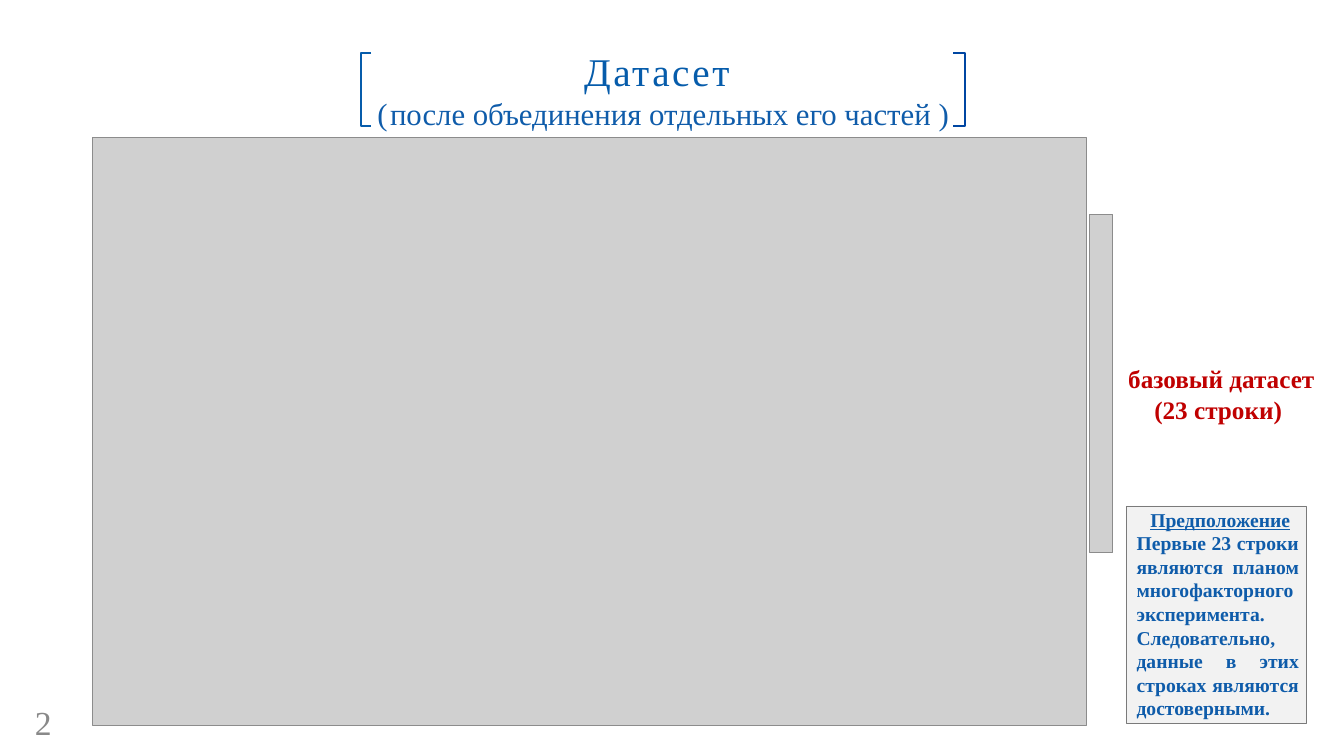
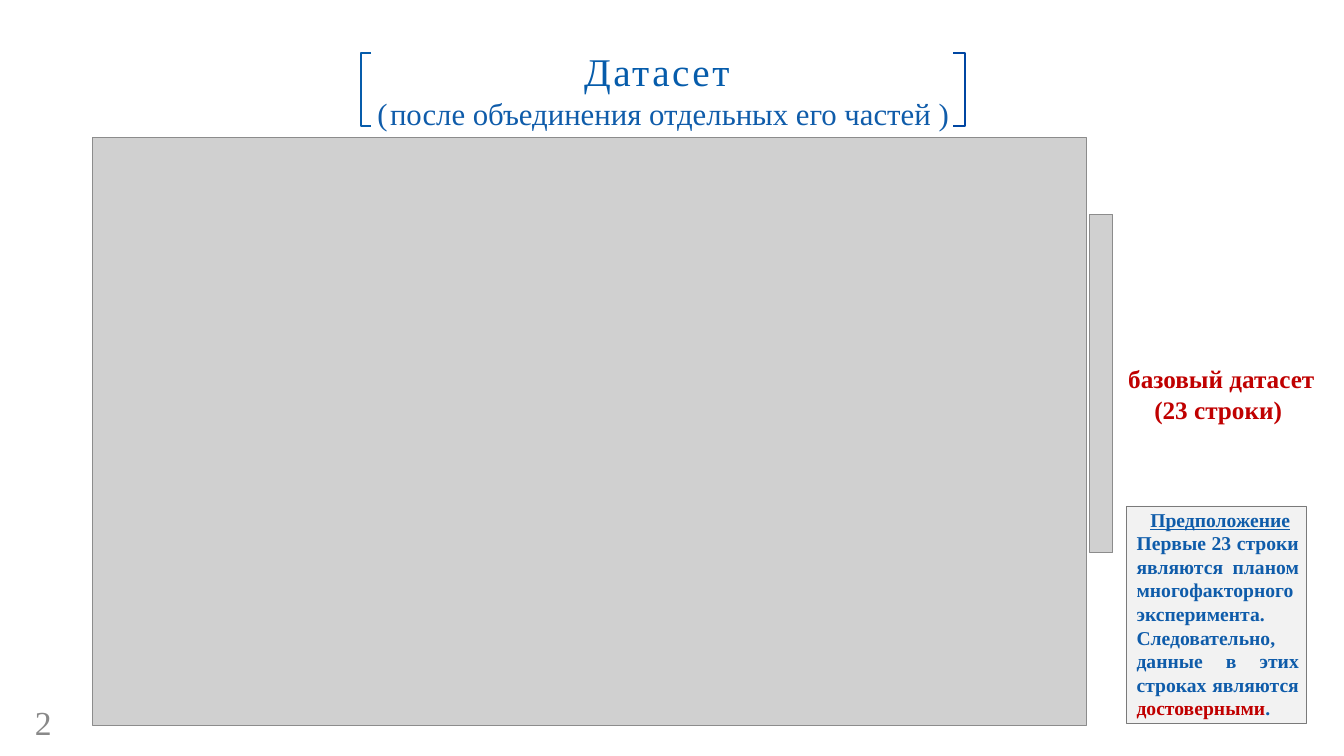
Before and after one commit to GorshkovAndrey/BMSTU, a slide deck: slide 2 of Для защиты ВКР/Презентация ВКР. Горшков А. В..pptx. Drawn at 1344x756 pixels with LibreOffice and Linux fonts; fonts in the diff are those of the drawing; grey boxes stand for pictures; background and template pictures are left out. Boxes give left, top, right and bottom in pixels: in the first picture for what was removed or moved away, otherwise in the second. Text is boxed around its words. In the diff, an @@ line names an element or a change of style, - is before the commit and + after.

```diff
--- a/Для защиты ВКР/Презентация ВКР. Горшков А. В..pptx
+++ b/Для защиты ВКР/Презентация ВКР. Горшков А. В..pptx
@@ text at [1137, 632, 1299, 720]: text colour #0F5CAA to #C00000 in "достоверными." @@
```
Also in this commit, not shown: 6 other slides changed.
